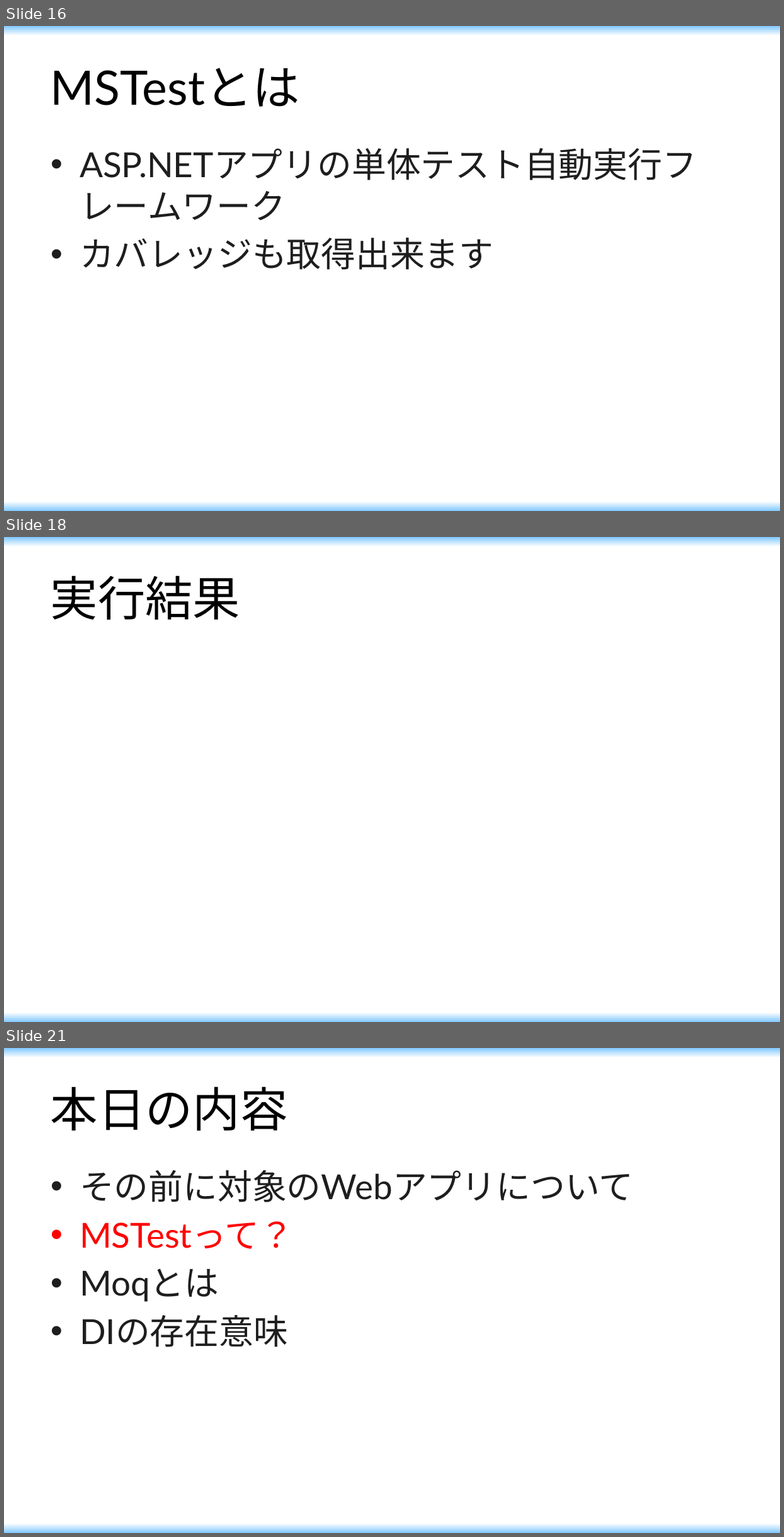
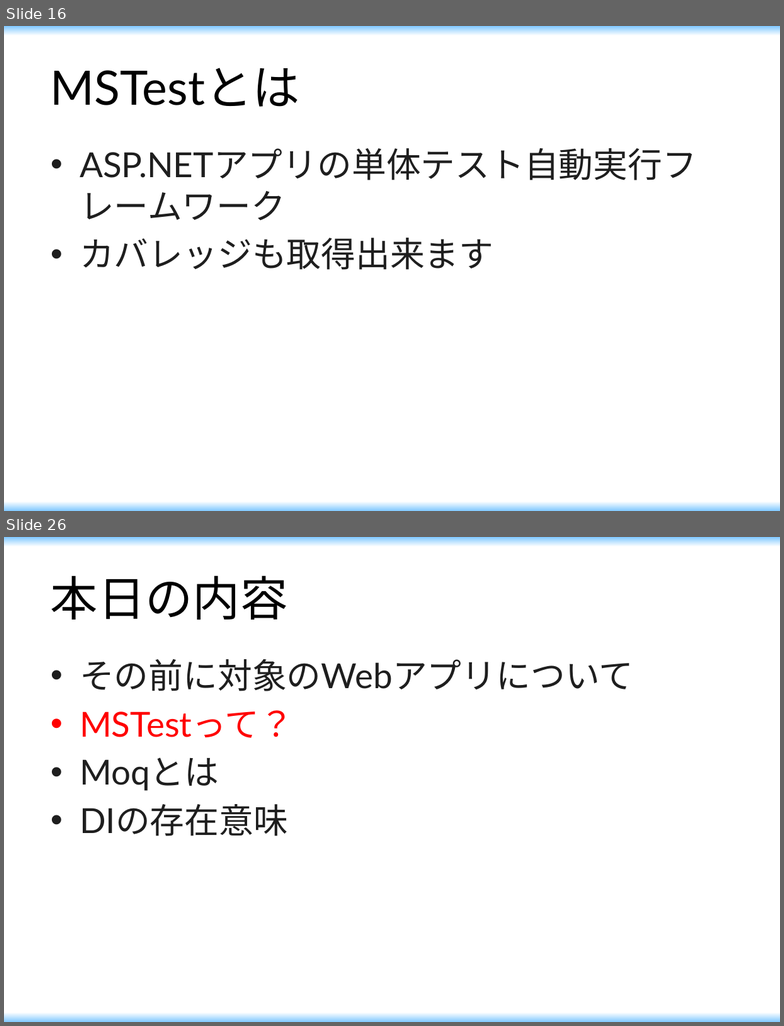
Before and after one commit to maikitakeda/first, a slide deck: document/勉強会.pptx. Shown one above the other, each under a label of ours: slides 16, 18 and 21 before the commit, slides 16 and 26 after it; the slides between them are not shown. The pictures are 784x1537 and 784x1026 pixels, drawn with LibreOffice and Linux fonts; fonts in the diff are those of the drawing. Boxes give left, top, right and bottom in pixels: in the first picture for what was removed or moved away, otherwise in the second. Text is boxed around its words. In the diff, an @@ line names an element or a change of style, - is before the commit and + after.

```diff
--- a/document/勉強会.pptx
+++ b/document/勉強会.pptx
@@ slide 18 removed at (4,537,780,1022), background gradient #80C8FF to #FFFFFF @@
@@ title removed at (51,575,240,620) @@
-実行結果
@@ what was slide 21 is now slide 26 @@
```
Also in this commit, not shown: 4 slides changed, 10 slides added.
